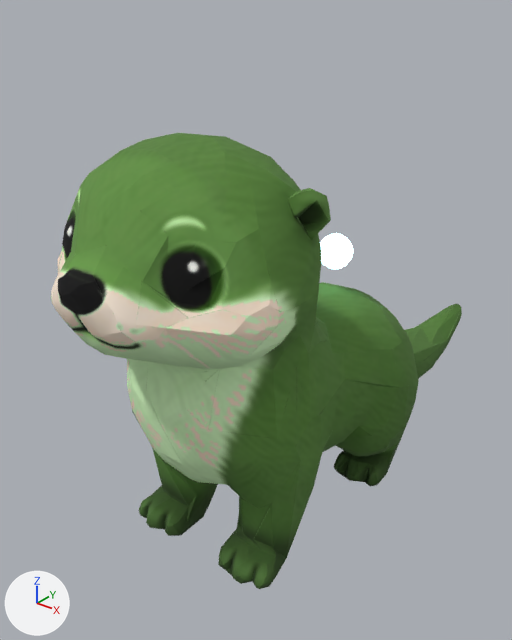
What one commit did to the glTF model assets/models/pebble_water.glb.
Both versions are drawn from a camera (50 mm lens) standing at (0.932, -1.527, 1.266) and looking at (-0.121, -0.21, 0.45). The axes (+X, +Y, +Z) are drawn at lower left. The lights are the same throughout. The first picture is the older version. Where no turn or scale is listed for an object, it has been applied to the vertices. Vertices at exactly the same position are counted once.

Names of what the first picture shows: 'GlowCrest', 'output_unwrapped'.
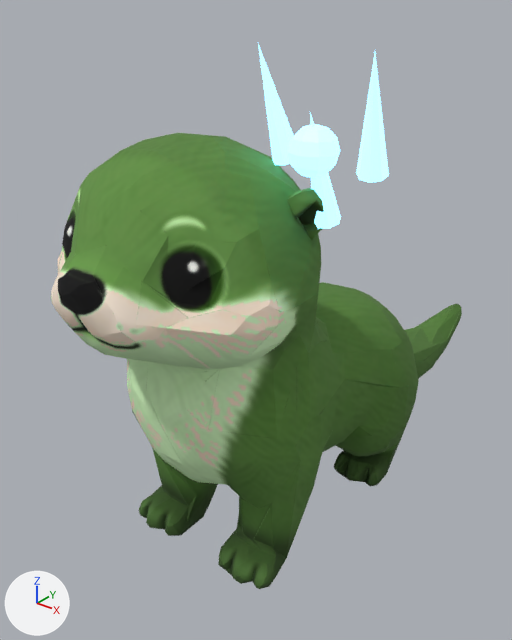
The newer file is also rescaled (x1.17) as a whole; pictures and numbers use the older file's frame.

Boxes [x1, y1, x2, y2] around the edits, measured in the pictures (512 x 640 px):
```json
{"object": "GlowCrest", "change": "recoloured, surface changed, reshaped", "before": [320, 233, 353, 269], "after": [288, 124, 340, 178], "on screen": "56% wider, 49% taller"}
{"object": "GlowSpike.002", "change": "added", "after": [356, 54, 389, 183], "on screen": "blue"}
{"object": "GlowSpike", "change": "added", "after": [258, 44, 294, 166]}
{"object": "GlowSpike.001", "change": "added", "after": [310, 112, 341, 229], "on screen": "blue"}
{"part": 1, "of": "me_sphere", "change": "deleted", "before": [320, 233, 353, 269]}
{"part": 2, "of": "me_sphere", "change": "added", "after": [288, 124, 340, 178]}
```

The change, as JSON lines over the scene's bpy script:
```json
{"op": "set", "path": "mat_glow.base_color", "old": "(0.485, 0.839, 1.0)", "new": "(0.212, 0.658, 1.0)", "note": "cyan #b9ecff -> blue #7fd4ff"}
{"op": "set", "path": "mat_glow.emission_color", "old": "(0.485, 0.839, 1.0)", "new": "(0.212, 0.658, 1.0)", "note": "cyan #b9ecff -> blue #7fd4ff"}
{"op": "set", "path": "mat_glow.emission_strength", "old": "4.0", "new": "2.6"}
{"block": "me_sphere", "where": "# used by ob_glowcrest; location = (0.0, -0.029, 0.617)"}
{"op": "remove", "block": "me_sphere", "code": "me_sphere.from_pydata(...)  # 86 vertices, 168 faces; spans x -0.047..0.047, y -0.047..0.047, z -0.047..0.047"}
{"op": "add", "block": "me_sphere", "code": "me_sphere.from_pydata(...)  # 42 vertices, 80 faces; spans x 0.1944..0.2867, y -0.5193..-0.427, z 0.3297..0.422"}
{"block": "me_sphere", "change": "me_sphere part 1: the whole mesh is rebuilt"}
{"block": "me_sphere", "change": "me_sphere part 2"}
{"block": "me_sphere", "change": "42 vertices are added at x 0.1944..0.2867, y -0.5193..-0.427, z 0.3297..0.422"}
{"block": "me_sphere", "change": "80 new faces join them"}
{"op": "add", "block": "me_cone_002", "code": ["me_cone_002 = bpy.data.meshes.new('Cone.002')", "me_cone_002.from_pydata(...)  # 9 vertices, 14 faces; spans x -0.038..0.015, y -0.03..0.055, z -0.112..0.103", "me_cone_002.materials.append(mat_glow)  # blue #7fd4ff, glowing blue #7fd4ff"]}
{"op": "add", "block": "me_cone_001", "code": ["me_cone_001 = bpy.data.meshes.new('Cone.001')", "me_cone_001.from_pydata([(0.0, 0.059, -0.095), (0.02, 0.051, -0.097), (0.028, 0.032, -0.103), (0.02, 0.013, -0.109), (0.0, 0.005, -0.112), (-0.02, 0.013, -0.109), (-0.028, 0.032, -0.103), (-0.02, 0.051, -0.097), (0.0, -0.032, 0.103)], [], [(0, 8, 1), (1, 8, 2), (2, 8, 3), (3, 8, 4), (4, 8, 5), (5, 8, 6), (7, 0, 1), (1, 2, 3), (3, 4, 5), (5, 6, 7), (7, 1, 3), (3, 5, 7), (6, 8, 7), (7, 8, 0)])", "me_cone_001.materials.append(mat_glow)  # blue #7fd4ff, glowing blue #7fd4ff"]}
{"op": "add", "block": "me_cone", "code": ["me_cone = bpy.data.meshes.new('Cone')", "me_cone.from_pydata([(0.021, 0.055, -0.095), (0.037, 0.041, -0.097), (0.038, 0.02, -0.103), (0.023, 0.005, -0.109), (0.002, 0.005, -0.112), (-0.014, 0.019, -0.109), (-0.015, 0.04, -0.103), (-0.001, 0.055, -0.097), (-0.011, -0.03, 0.103)], [], [(0, 8, 1), (1, 8, 2), (2, 8, 3), (3, 8, 4), (4, 8, 5), (5, 8, 6), (7, 0, 1), (1, 2, 3), (3, 4, 5), (5, 6, 7), (7, 1, 3), (3, 5, 7), (6, 8, 7), (7, 8, 0)])", "me_cone.materials.append(mat_glow)  # blue #7fd4ff, glowing blue #7fd4ff"]}
{"op": "add", "block": "ob_glowspike_002", "code": ["ob_glowspike_002 = bpy.data.objects.new('GlowSpike.002', me_cone_002)", "ob_glowspike_002.location = (0.343, -0.485, 1.061)"]}
{"op": "add", "block": "ob_glowspike_001", "code": ["ob_glowspike_001 = bpy.data.objects.new('GlowSpike.001', me_cone_001)", "ob_glowspike_001.location = (0.241, -0.485, 0.959)"]}
{"op": "add", "block": "ob_glowspike", "code": ["ob_glowspike = bpy.data.objects.new('GlowSpike', me_cone)", "ob_glowspike.location = (0.138, -0.485, 1.061)"]}
```
